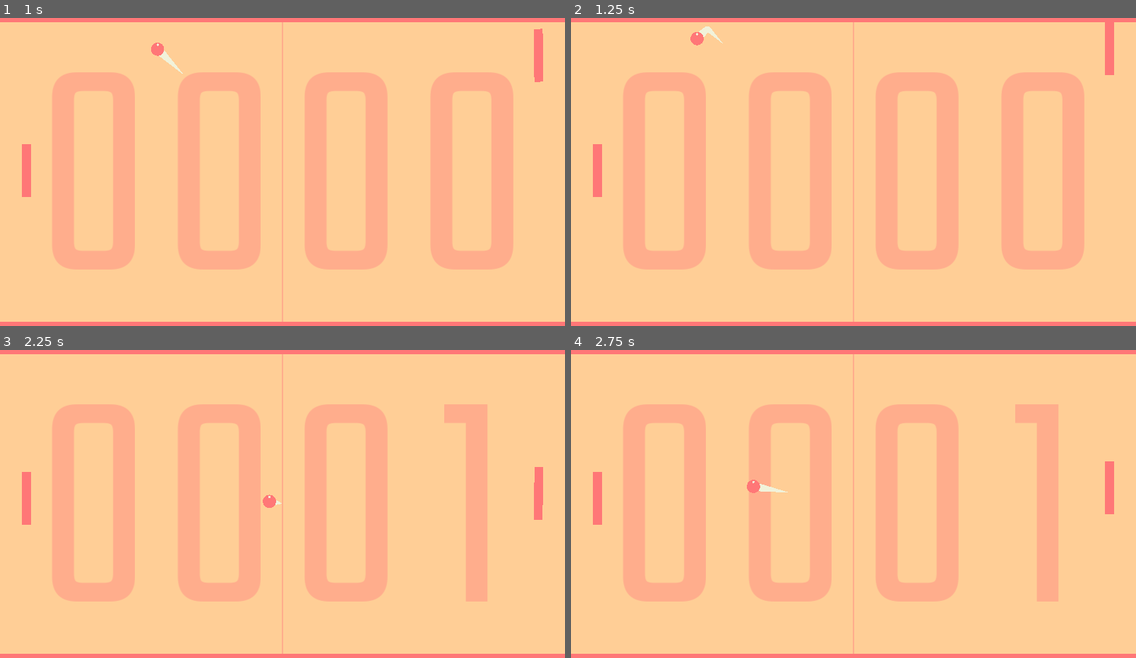
Above: before the commit, frames 1-4 (two rows, left to right).
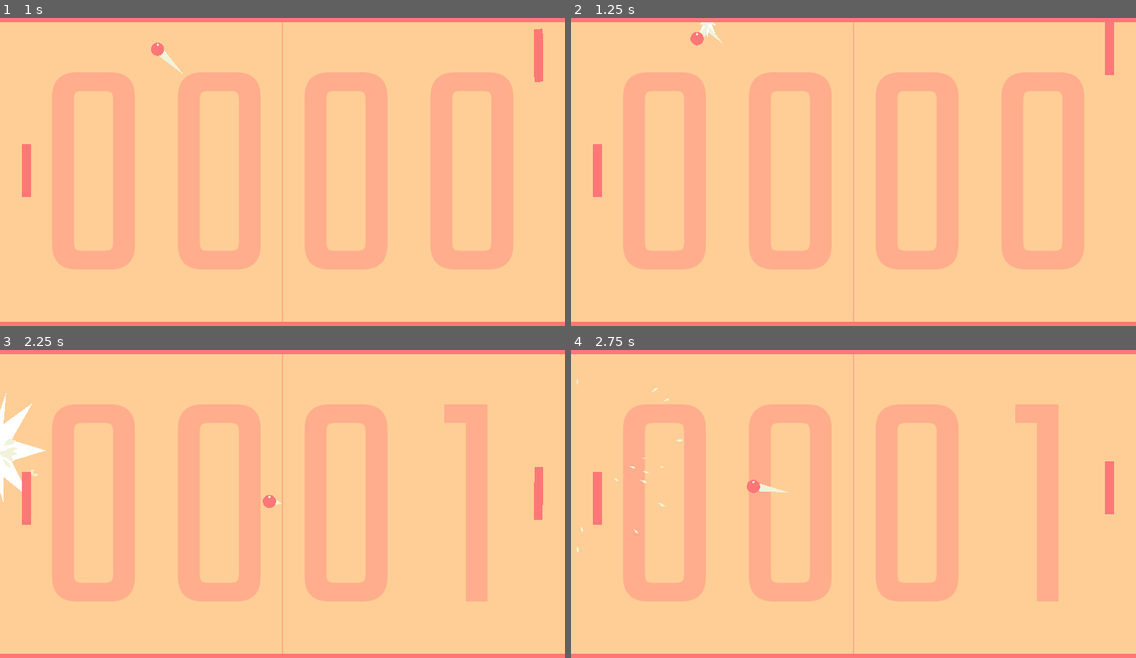
Above: after the commit, the same moments.

Repository: ogilliland/ultimate-ping-pong
Game: Godot game, scene res://main.tscn
Two runs of this game, one before a commit and one after it. Both use one fixed random seed, a clock stepped at 60 frames per second and the inputs below.
Inputs (mouse positions are in pixels of both pictures, inside the frame that each line leads up to):
- Up to frame 1 (1 s): move the mouse to (310, 168) at 0.52 s
- Up to frame 2 (1.25 s): no input
- Up to frame 3 (2.25 s): move the mouse to (254, 504) at 1.27 s; move the mouse to (293, 497) at 2.02 s
- Up to frame 4 (2.75 s): no input

Frame 1 is identical in both runs. In frame 2, less than 0.1% of the frame differs, in the area x 22-26%, y 1-7%; in frame 3, 0.9%, in the area x 0-9%, y 13-50%; in frame 4, less than 0.1%.

Commit message:
Add explosion effect on collision

Diff:
--- /dev/null
+++ b/effects/effects_manager.gd
@@ -0,0 +1,11 @@
+extends Node2D
+
+var explosion = preload("res://effects/explosion.tscn")
+
+func explode(pos: Vector2, normal: Vector2, magnitude: float) -> void:
+	var effect = explosion.instance()
+	effect.position = pos
+	effect.rotation_degrees = rad2deg(atan2(normal.y, normal.x))
+	effect.magnitude = magnitude
+	add_child(effect)
+	effect.begin()
--- /dev/null
+++ b/effects/explosion.gd
@@ -0,0 +1,47 @@
+extends Node2D
+
+var MIN_SPEED = 200.0
+var MAX_SPEED = 400.0
+var MIN_LIFETIME = 0.5
+var MAX_LIFETIME = 1.0
+
+var fragment = preload("res://effects/explosion_fragment.tscn")
+
+var splat: Node
+var fragments: Node
+
+var magnitude: float # typical range 0 - 1
+
+var frame: int = 0
+
+func _ready() -> void:
+#	begin()
+	splat = get_node("Splat")
+	fragments = get_node("Fragments")
+
+func begin() -> void:
+	frame = 0
+	update_splat()
+
+	for child in fragments.get_children():
+		child.queue_free()
+
+	var num_fragments = 3 + 7 * magnitude
+	for i in range(num_fragments):
+		var instance = fragment.instance()
+		instance.speed = rand_range(MIN_SPEED * (0.5 + 0.5 * magnitude), MAX_SPEED * (0.5 + 0.5 * magnitude))
+		instance.lifetime = rand_range(MIN_LIFETIME * (0.5 + 0.5 * magnitude), MAX_LIFETIME * (0.5 + 0.5 * magnitude))
+		instance.rotation_degrees = rand_range(-90, 90)
+		fragments.add_child(instance)
+
+func _physics_process(delta: float) -> void:
+	update_splat()
+	frame += 1
+
+func update_splat() -> void:
+	if frame < 8:
+		splat.scale = Vector2(1, clamp(1 + magnitude, 1, 2)) * (1 + magnitude) * frame / 4.0
+	elif frame < 24:
+		splat.scale = Vector2(1, clamp(1 + magnitude, 1, 2)) * (1 + magnitude) * (24 - frame) / 8.0
+	else:
+		splat.scale = Vector2(0, 0)
--- /dev/null
+++ b/effects/explosion.tscn
@@ -0,0 +1,11 @@
+[gd_scene load_steps=2 format=2]
+
+[ext_resource path="res://effects/explosion.gd" type="Script" id=1]
+
+[node name="Explosion" type="Node2D"]
+script = ExtResource( 1 )
+
+[node name="Splat" type="Polygon2D" parent="."]
+polygon = PoolVector2Array( 0, -5, 4, -11, 3, -5, 14, -9, 6, -2, 19, 0, 6, 2, 13, 9, 3, 5, 3, 10, 0, 5 )
+
+[node name="Fragments" type="Node2D" parent="."]
--- /dev/null
+++ b/effects/explosion_fragment.gd
@@ -0,0 +1,16 @@
+extends Node2D
+
+var speed: float
+var age: float
+var lifetime: float = 1.0
+
+func _ready() -> void:
+	age = 0.0
+
+func _physics_process(delta: float) -> void:
+	age += delta
+
+	if age >= lifetime:
+		queue_free()
+	else:
+		position += Vector2(speed, 0).rotated(deg2rad(rotation_degrees)) * (1.0 - age/lifetime) * delta
--- /dev/null
+++ b/effects/explosion_fragment.tscn
@@ -0,0 +1,11 @@
+[gd_scene load_steps=3 format=2]
+
+[ext_resource path="res://effects/explosion_fragment.gd" type="Script" id=1]
+[ext_resource path="res://effects/explosion_fragment_sprite.gd" type="Script" id=2]
+
+[node name="ExplosionFragment" type="Node2D"]
+script = ExtResource( 1 )
+
+[node name="Sprite" type="Sprite" parent="."]
+script = ExtResource( 2 )
+color = Color( 0.945098, 0.94902, 0.854902, 1 )
--- /dev/null
+++ b/effects/explosion_fragment_sprite.gd
@@ -0,0 +1,28 @@
+tool
+extends Sprite
+
+export(Color) var color: Color setget set_color
+var length_scale: float = 1.0
+var width_scale: float = 1.0
+
+func set_color(new: Color) -> void:
+	color = new
+	update()
+
+func _physics_process(delta: float) -> void:
+	var parent = get_parent()
+	var ratio = (1.0 - parent.age/parent.lifetime)
+	length_scale = clamp(ratio, 0, 1)
+	width_scale = clamp(ratio, 0, 1)
+	update()
+
+func _draw() -> void:
+	var points = PoolVector2Array()
+	var colors = PoolColorArray([color])
+
+	points.push_back(Vector2(-20, 0) * length_scale)
+	points.push_back(Vector2(0, 5) * width_scale)
+	points.push_back(Vector2(10, 0) * length_scale)
+	points.push_back(Vector2(0, -5) * width_scale)
+
+	draw_polygon(points, colors)
--- a/game/ball.gd
+++ b/game/ball.gd
@@ -3,6 +3,8 @@
 const MAX_NORMAL: float = 100.0
 const MAX_TANGENT: float = 1000.0
 const DEFAULT_SPEED: float = 400.0
+
+var explosion = preload("res://effects/explosion.tscn")
 
 var vel_dir: Vector2
 var speed: float
@@ -15,7 +17,7 @@
 	vel_dir = Vector2(-1, rand_range(-1, 1)).normalized()
 	speed = DEFAULT_SPEED
 	spin = 0.0
-	get_node("Circle").rotation_degrees = 0.0
+	get_node("Sprite").rotation_degrees = 0.0
 
 func _ready() -> void:
 	default_pos = position
@@ -23,7 +25,7 @@
 
 func _physics_process(delta: float) -> void:
 	var a = spin * 0.0001
-	get_node("Circle").rotation_degrees += spin
+	get_node("Sprite").rotation_degrees += spin
 	vel_dir = vel_dir.rotated(a)
 
 	var collision = move_and_collide(vel_dir * speed * delta)
@@ -52,6 +54,10 @@
 
 		vel_dir = r.normalized()
 
+		# add collision effect
+		var magnitude = clamp((speed - 500.0)/1000.0, 0.0, 1.0)
+		get_node("../Effects").explode(collision.position, collision.normal, magnitude)
+
 	# TO DO - raycast if ball is moving fast enough to skip through colliders
 #	var space_state = get_world_2d().direct_space_state
 #	var result = space_state.intersect_ray(position, new_position, [self], 2147483647, true, true)
--- a/game/ball.tscn
+++ b/game/ball.tscn
@@ -1,6 +1,6 @@
 [gd_scene load_steps=4 format=2]
 
-[ext_resource path="res://game/ball_texture.gd" type="Script" id=1]
+[ext_resource path="res://game/ball_sprite.gd" type="Script" id=1]
 [ext_resource path="res://game/ball.gd" type="Script" id=2]
 
 [sub_resource type="CircleShape2D" id=1]
@@ -9,7 +9,7 @@
 [node name="Ball" type="KinematicBody2D" groups=["ball"]]
 script = ExtResource( 2 )
 
-[node name="Circle" type="Sprite" parent="."]
+[node name="Sprite" type="Sprite" parent="."]
 script = ExtResource( 1 )
 color = Color( 1, 0.466667, 0.466667, 1 )
 highlight = Color( 0.945098, 0.94902, 0.854902, 1 )
--- a/game/goal.gd
+++ b/game/goal.gd
@@ -2,9 +2,11 @@
 
 signal goal_scored(by, against)
 
-export(int, 1, 2) var this_player = 1
-export(int, 1, 2) var other_player = 2
+export(int, 1, 2) var this_player: int = 1
+export(int, 1, 2) var other_player: int = 2
+export(Vector2) var normal: Vector2 = Vector2(1, 0)
 
 func _on_body_entered(body: Node):
 	if body.is_in_group("ball"):
+		get_node("../Effects").explode(body.position - 20 * normal, normal, 2.0)
 		emit_signal("goal_scored", other_player, this_player)
--- a/main.tscn
+++ b/main.tscn
@@ -6,6 +6,7 @@
 [ext_resource path="res://game/goal.tscn" type="PackedScene" id=4]
 [ext_resource path="res://game/score.tscn" type="PackedScene" id=5]
 [ext_resource path="res://effects/trail.tscn" type="PackedScene" id=6]
+[ext_resource path="res://effects/effects_manager.gd" type="Script" id=7]
 
 [sub_resource type="RectangleShape2D" id=2]
 extents = Vector2( 680, 30 )
@@ -20,6 +21,7 @@
 [node name="Score" parent="." instance=ExtResource( 5 )]
 
 [node name="Effects" type="Node2D" parent="."]
+script = ExtResource( 7 )
 
 [node name="BallTrail" parent="Effects" instance=ExtResource( 6 )]
 target = NodePath("../../Ball")
@@ -70,3 +72,4 @@
 position = Vector2( 1300, 360 )
 this_player = 2
 other_player = 1
+normal = Vector2( -1, 0 )
Renamed: game/ball_texture.gd -> game/ball_sprite.gd
Not shown: 1 places in main.tscn that only renumber resources
